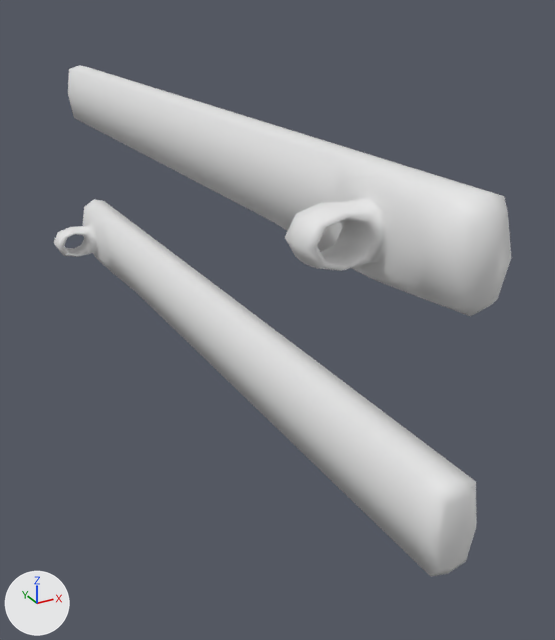
One commit to the FBX model Assets/3D Models/Barrier.fbx: the scene before it, then after it.
Rendered twice from a 50 mm lens placed at (-0.45, 0.491, 1.53), pointed at (0.042, 1.386, 1.082). The lights are fixed; the arrows at lower left show +X, +Y and +Z. The older version comes first. Where no turn or scale is listed for an object, it has been applied to the vertices.
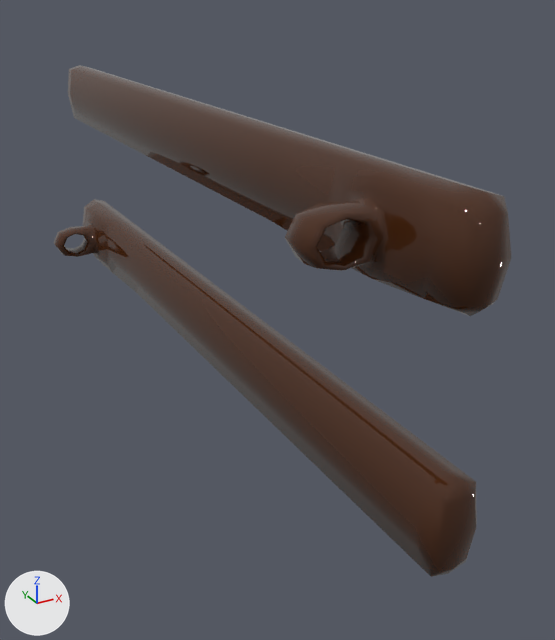
Boxes (x1, y1, x2, y2) around the edits, measured in the pictures (555 x 640 px):
'Box002', recoloured (white to brown): (68, 65, 511, 316) in both
'Box003', recoloured (white to brown): (54, 199, 477, 577) in both

What changed in the scene script:
```text
Add mat_material__26:
    mat_material__26 = principled_material('Material #26')
    mat_material__26.base_color = (0.0649, 0.0201, 0.00623)  # brown #482712
    mat_material__26.roughness = 0.0
Change me_mesh:
    where me_mesh.from_pydata(...)  # 184 vertices, 184 faces; spans x -0.073..0.07, y -0.572..0.606, z 0.058..0.164
    add me_mesh.materials.append(mat_material__26)  # brown #482712
Change me_mesh_001:
    where me_mesh_001.from_pydata(...)  # 184 vertices, 184 faces; spans x -2.9..2.7, y -24.0..22.4, z 2.3..6.5
    add me_mesh_001.materials.append(mat_material__26)  # brown #482712
```
